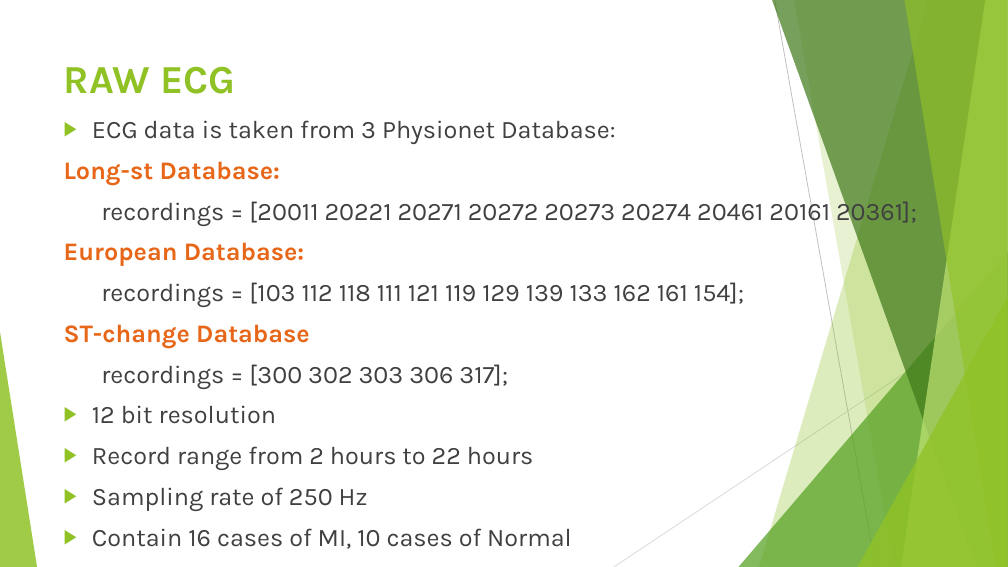
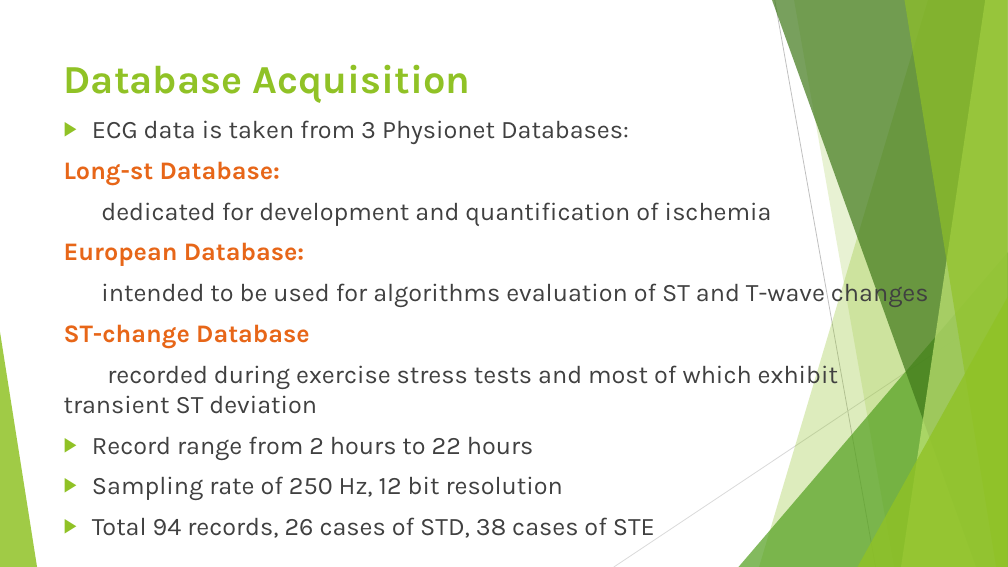
Before and after one commit to nichealpham/MY_THESIS, a slide deck: slide 7 of research/Prethesis/HK2/QUANTIFYING MYOCARDIAL DAMAGE USING ECG SIGNAL.pptx (slide 8 before the commit). Drawn at 1008x567 pixels with LibreOffice and Linux fonts; fonts in the diff are those of the drawing. Boxes give left, top, right and bottom in pixels: in the first picture for what was removed or moved away, otherwise in the second. Text is boxed around its words. In the diff, an @@ line names an element or a change of style, - is before the commit and + after.

```diff
--- a/research/Prethesis/HK2/QUANTIFYING MYOCARDIAL DAMAGE USING ECG SIGNAL.pptx
+++ b/research/Prethesis/HK2/QUANTIFYING MYOCARDIAL DAMAGE USING ECG SIGNAL.pptx
@@ title at (64, 64, 470, 103): text changed @@
-RAW ECG
+Database Acquisition
@@ text at (92, 120, 629, 144): text changed @@
-▶ ECG data is taken from 3 Physionet Database:
+▶ ECG data is taken from 3 Physionet Databases:
@@ text at (101, 202, 772, 226): text changed @@
-recordings = [20011 20221 20271 20272 20273 20274 20461 20161 20361];
+dedicated for development and quantification of ischemia
@@ text at (101, 279, 929, 308): text changed @@
-recordings = [103 112 118 111 121 119 129 139 133 162 161 154];
+intended to be used for algorithms evaluation of ST and T-wave changes
@@ text at (64, 360, 838, 414): text changed @@
-recordings = [300 302 303 306 317];
-▶ 12 bit resolution
+recorded during exercise stress tests and most of which exhibit transient ST deviation
@@ text at (92, 476, 655, 538): text changed @@
-▶ Sampling rate of 250 Hz
-▶ Contain 16 cases of MI, 10 cases of Normal
+▶ Sampling rate of 250 Hz, 12 bit resolution
+▶ Total 94 records, 26 cases of STD, 38 cases of STE
```
Also in this commit, not shown: 10 other slides changed, 7 slides added, 2 slides removed, 3 other files.
